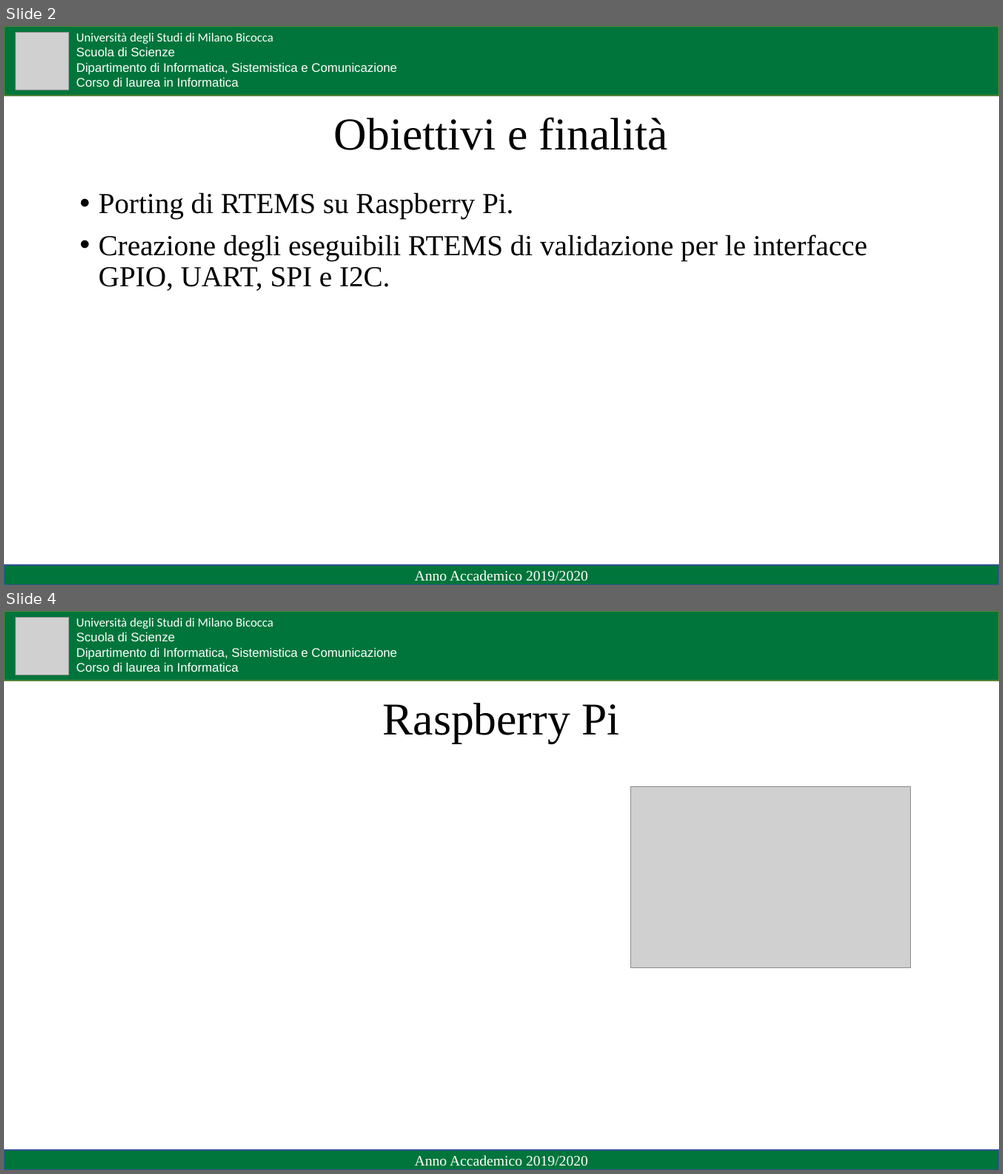
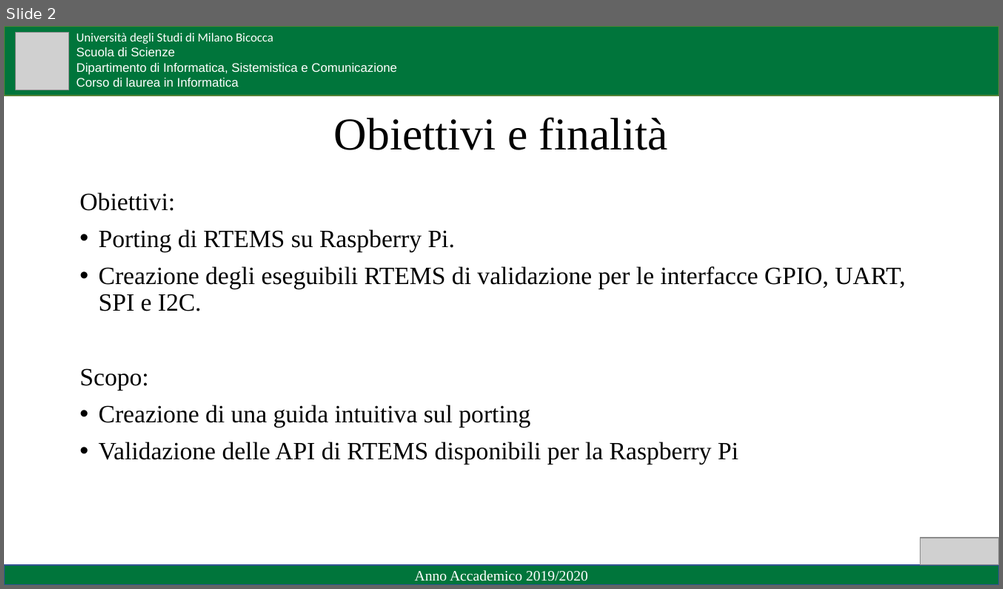
Before and after one commit to Zetlark28/RTEMS-Rpi3B, a slide deck: Presentazione/Presentazione LT.pptx. Shown one above the other, each under a label of ours: slides 2 and 4 before the commit, slide 2 after it; the slides between them are not shown. The pictures are 1003x1174 and 1003x589 pixels, drawn with LibreOffice and Linux fonts; fonts in the diff are those of the drawing; grey boxes stand for pictures. Boxes give left, top, right and bottom in pixels: in the first picture for what was removed or moved away, otherwise in the second. Text is boxed around its words. In the diff, an @@ line names an element or a change of style, - is before the commit and + after.

```diff
--- a/Presentazione/Presentazione LT.pptx
+++ b/Presentazione/Presentazione LT.pptx
@@ slide 4 removed at <box>4,611,999,1170</box>, background #FFFFFF @@
@@ rectangle removed at <box>4,611,999,681</box> @@
@@ picture removed at <box>15,617,69,675</box> @@
@@ text removed at <box>77,618,397,672</box> @@
-Università degli Studi di Milano Bicocca
-Scuola di Scienze
-Dipartimento di Informatica, Sistemistica e Comunicazione
-Corso di laurea in Informatica
@@ title removed at <box>383,703,619,743</box> @@
-Raspberry Pi
@@ picture removed at <box>631,787,910,968</box> @@
@@ rectangle removed at <box>4,1150,999,1170</box> @@
-Anno Accademico 2019/2020
@@ slide 2 changed as well @@
@@ text at <box>79,192,175,211</box>: paragraph added @@
+Obiettivi:
@@ text at <box>99,230,905,312</box>: size 28 to 24 pt in "Porting di RTEMS su Raspberry Pi.", "Creazione degli eseguibili RTEMS di validazione per ..." @@
@@ text at <box>79,369,738,465</box>: paragraphs added @@
+Scopo:
+• Creazione di una guida intuitiva sul porting
+• Validazione delle API di RTEMS disponibili per la Raspberry Pi
@@ picture added at <box>920,538,999,565</box> @@
```
Also in this commit, not shown: 11 other slides changed, 6 other files.
